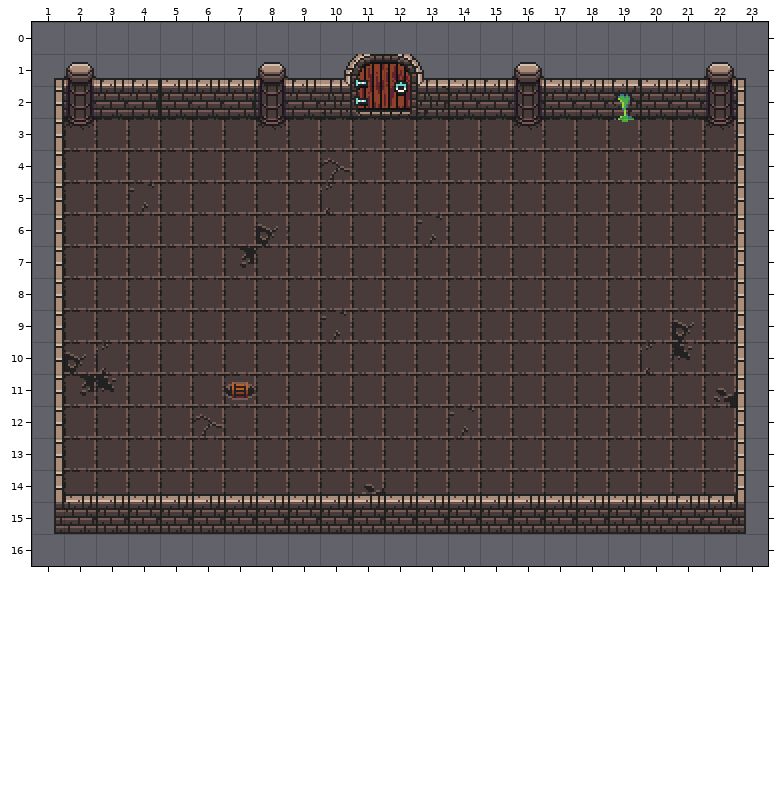
A Tiled map (JSON) gets an edit: src/assets/rooms/basic3.json. Above is the file before it was changed.
Cells are 16x16 px. Shown: x 1..23, y 0..16.
And afterwards:
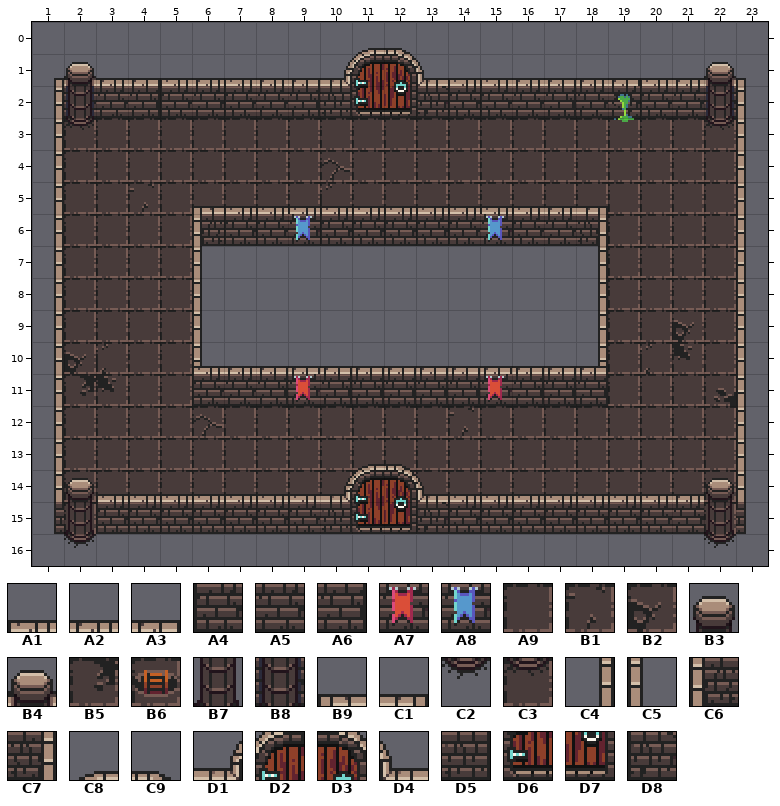
Key: from "0x72_DungeonTilesetII_v1.3": A1 1, A2 2, A3 3, A4 33, A5 34, A6 35, A7 65, A8 66, A9 129, B1 131, B2 161, B3 165, B4 166, B5 193, B6 195, B7 197, B8 198, B9 226, C1 227, C2 229, C3 230, C4 256, C5 257, C6 258, C7 259, C8 418, C9 419, D1 449, D2 450, D3 451, D4 452, D5 481, D6 482, D7 483, D8 484.
__ is an empty cell, ## one hidden under a higher layer, .. an unchanged one.
Message: Fix player spawn point
Edits made:
--- layer "Below Player"
@@ x 6..18 @@
- 6 .. .. B2 .. .. .. .. B1 .. .. .. .. ..
- 7 A9 B5 A9 A9 A9 A9 A9 A9 A9 A9 A9 A9 A9
- 8 A9 A9 A9 A9 A9 A9 A9 A9 A9 A9 A9 A9 A9
- 9 A9 A9 A9 A9 B1 A9 A9 A9 A9 A9 A9 A9 A9
-10 A9 A9 A9 A9 A9 A9 A9 A9 A9 A9 A9 A9 A9
-11 .. B6 .. .. .. .. .. .. .. .. .. .. ..
+ 6 .. .. ## .. .. .. .. ## .. .. .. .. ..
+ 7 __ __ __ __ __ __ __ __ __ __ __ __ __
+ 8 __ __ __ __ __ __ __ __ __ __ __ __ __
+ 9 __ __ __ __ __ __ __ __ __ __ __ __ __
+10 __ __ __ __ __ __ __ __ __ __ __ __ __
+11 .. ## .. .. .. .. .. .. .. .. .. .. ..
--- layer "Walls Above"
@@ x 6..18 @@
- 5 __ __ __ __ __ __ __ __ __ __ __ __ __
- 6 __ __ __ __ __ __ __ __ __ __ __ __ __
- 7 __ .. .. .. .. .. .. .. .. .. .. .. __
- 8 __ .. .. .. .. .. .. .. .. .. .. .. __
- 9 __ .. .. .. .. .. .. .. .. .. .. .. __
-10 __ .. .. .. .. .. .. .. .. .. .. .. __
+ 5 B9 A1 A1 A1 A1 A1 A1 A1 A1 A1 A1 A2 C1
+ 6 C6 A4 A4 A8 A4 A4 A4 A4 A4 A8 A4 A5 C7
+ 7 C5 .. .. .. .. .. .. .. .. .. .. .. C4
+ 8 C5 .. .. .. .. .. .. .. .. .. .. .. C4
+ 9 C5 .. .. .. .. .. .. .. .. .. .. .. C4
+10 C5 .. .. .. .. .. .. .. .. .. .. .. C4
@@ x 2..22 @@
-13 .. .. .. .. .. .. .. .. .. __ __ .. .. .. .. .. .. .. .. .. ..
-14 A1 .. .. .. .. .. .. .. A1 A1 A1 A1 .. .. .. .. .. .. .. .. A3
-15 A5 .. .. .. .. .. .. .. A4 A4 A4 A4 .. .. .. .. .. .. .. .. A5
-16 __ .. .. .. .. .. .. .. .. .. .. .. .. .. .. .. .. .. .. .. __
+13 .. .. .. .. .. .. .. .. .. C8 C9 .. .. .. .. .. .. .. .. .. ..
+14 B3 .. .. .. .. .. .. .. D1 D2 D3 D4 .. .. .. .. .. .. .. .. B3
+15 B7 .. .. .. .. .. .. .. D5 D6 D7 D8 .. .. .. .. .. .. .. .. B7
+16 C2 .. .. .. .. .. .. .. .. .. .. .. .. .. .. .. .. .. .. .. C2
--- layer "Walls Below"
@@ x 7..17 @@
- 0 .. .. .. .. __ __ .. .. .. .. ..
- 1 A3 B4 A2 .. .. .. .. .. A2 B4 A1
- 2 A6 B8 A5 .. .. .. .. .. A5 B8 A4
- 3 .. C3 .. .. .. .. .. .. .. C3 ..
+ 0 .. .. .. .. C8 C9 .. .. .. .. ..
+ 1 A1 A2 A3 .. .. .. .. .. A1 A2 A3
+ 2 A4 A5 A6 .. .. .. .. .. A4 A5 A6
+ 3 .. __ .. .. .. .. .. .. .. __ ..
@@ x 6..18 @@
-10 __ __ __ __ __ __ __ __ __ __ __ __ __
-11 __ __ __ __ __ __ __ __ __ __ __ __ __
+10 A1 A2 A3 A3 A3 A3 A3 A3 A3 A3 A3 A3 A3
+11 A4 A5 A6 A7 A6 A6 A6 A6 A6 A7 A6 A6 A6
Pixel boxes of the changes (left, top, right, bottom) in both pictures:
added: (358, 48, 410, 54)
changed: (224, 62, 320, 138)
changed: (480, 62, 576, 138)
changed: (192, 206, 608, 406)
changed: (320, 464, 448, 532)
changed: (64, 478, 96, 548)
changed: (704, 478, 736, 548)
